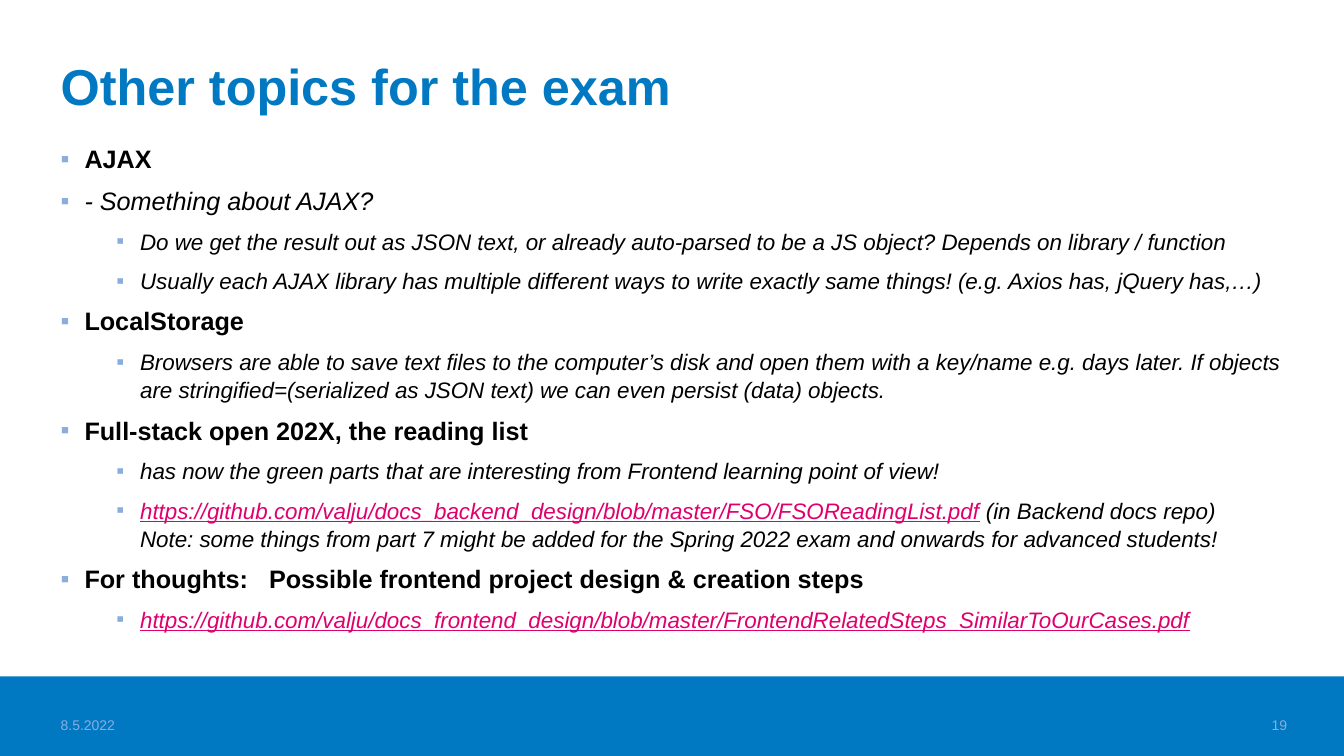
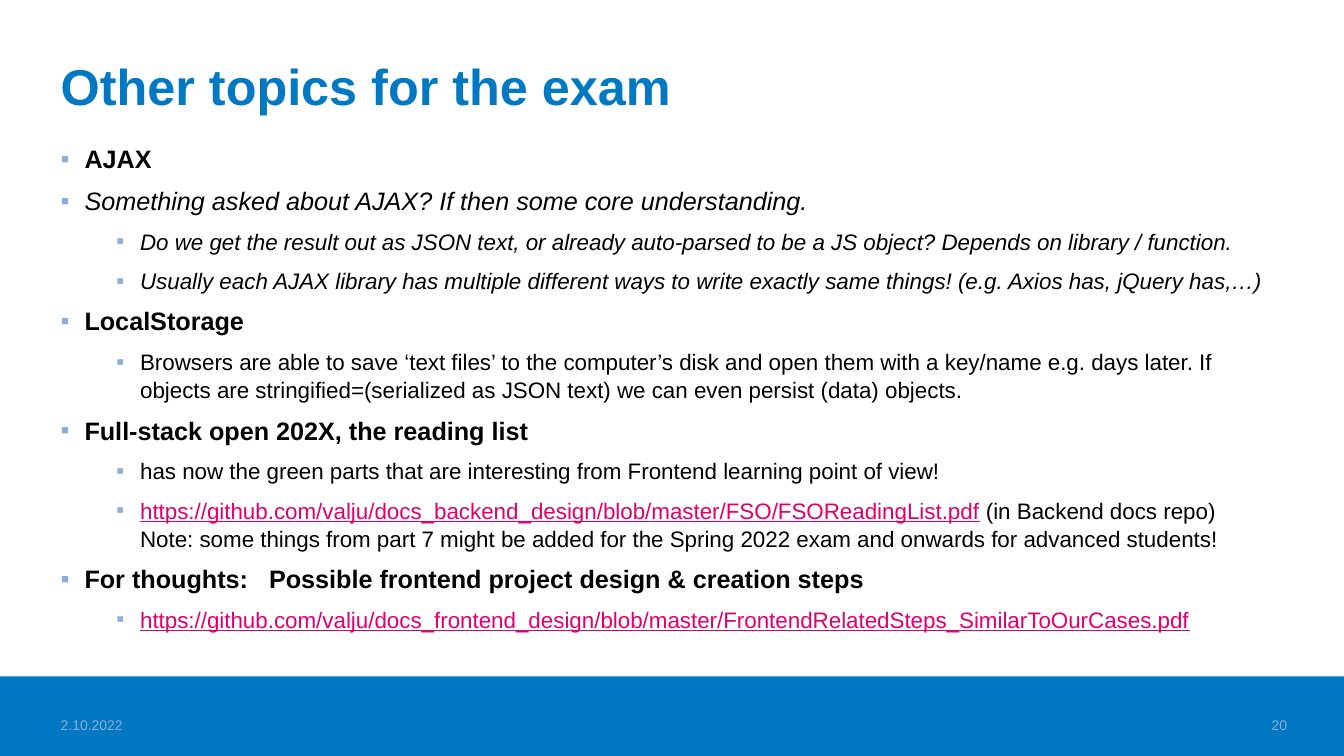
Before and after one commit to valju/docs_frontend_design, a slide deck: slide 20 of FrontendStuff_ForExam.pptx (slide 19 before the commit). Drawn at 1344x756 pixels with LibreOffice and Linux fonts; fonts in the diff are those of the drawing; background and template pictures are left out. Boxes give left, top, right and bottom in pixels: in the first picture for what was removed or moved away, otherwise in the second. Text is boxed around its words. In the diff, an @@ line names an element or a change of style, - is before the commit and + after.

Commit message:
Updating the frontend exam docs

```diff
--- a/FrontendStuff_ForExam.pptx
+++ b/FrontendStuff_ForExam.pptx
@@ text at [85, 191, 1232, 255]: text changed @@
-▪ - Something about AJAX?
-  ▪ Do we get the result out as JSON text, or already auto-parsed to be a JS object? Depends on library / function
+▪ Something asked about AJAX? If then some core understanding.
+  ▪ Do we get the result out as JSON text, or already auto-parsed to be a JS object? Depends on library / function.
@@ text at [140, 353, 1211, 403]: text changed; italic off @@
-  ▪ Browsers are able to save text files to the computer’s disk and open them with a key/name e.g. days later. If objects are stringified=(serialized as JSON text) we can even persist (data) objects.
+  ▪ Browsers are able to save ‘text files’ to the computer’s disk and open them with a key/name e.g. days later. If objects are stringified=(serialized as JSON text) we can even persist (data) objects.
@@ text at [140, 462, 1218, 633]: italic off in "has now the green parts that are ...", "https://github.com/valju/docs_backend_design/blob/master/FSO ...", "https://github.com/valju/docs_frontend_design/blob/master/Fr ..." @@
@@ text at [61, 720, 123, 730]: text changed @@
-8.5.2022
+2.10.2022
@@ page number at [1272, 720, 1288, 730]: text changed @@
-19
+20
```
Also in this commit, not shown: 18 other slides changed, 1 slide added, 19 other files.
